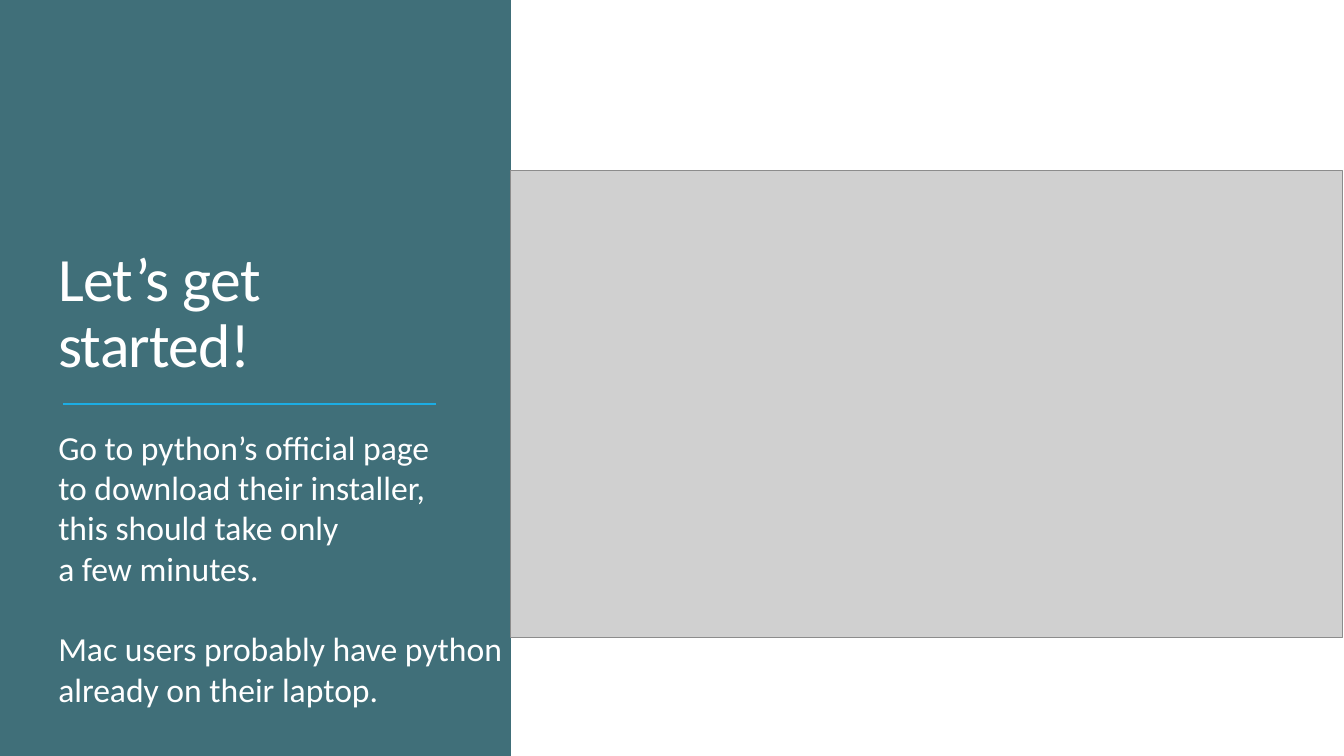
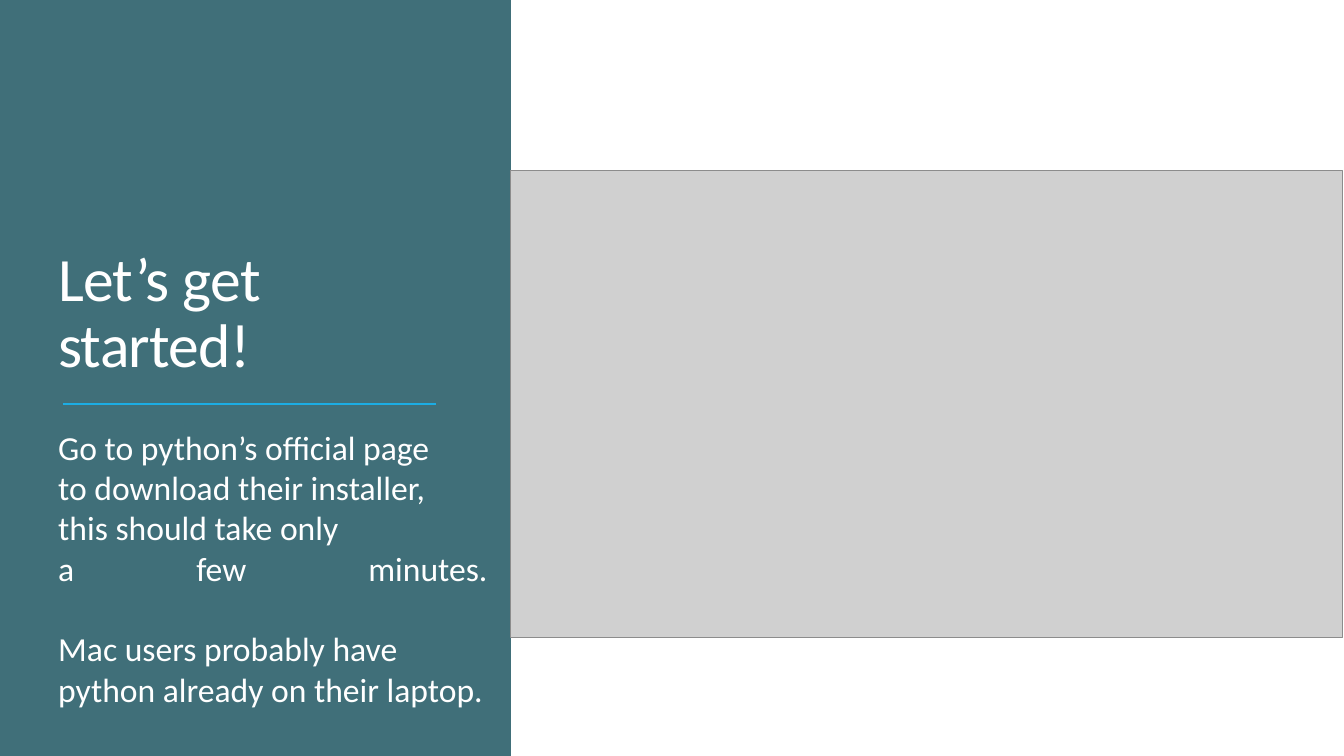
Before and after one commit to HankRobot/NEM-Python, a slide deck: slide 4 of Introduction to Python.pptx. Drawn at 1344x756 pixels with LibreOffice and Linux fonts; fonts in the diff are those of the drawing; grey boxes stand for pictures. Boxes give left, top, right and bottom in pixels: in the first picture for what was removed or moved away, otherwise in the second. Text is boxed around its words. In the diff, an @@ line names an element or a change of style, - is before the commit and + after.

Commit message:
updated

```diff
--- a/Introduction to Python.pptx
+++ b/Introduction to Python.pptx
@@ text at [58, 558, 487, 708]: text changed @@
-a few minutes.
-Mac users probably have python
-already on their laptop.
+a few minutes.
+Mac users probably have
+python already on their laptop.
```
Also in this commit, not shown: 1 slide added, 1 slide removed.
